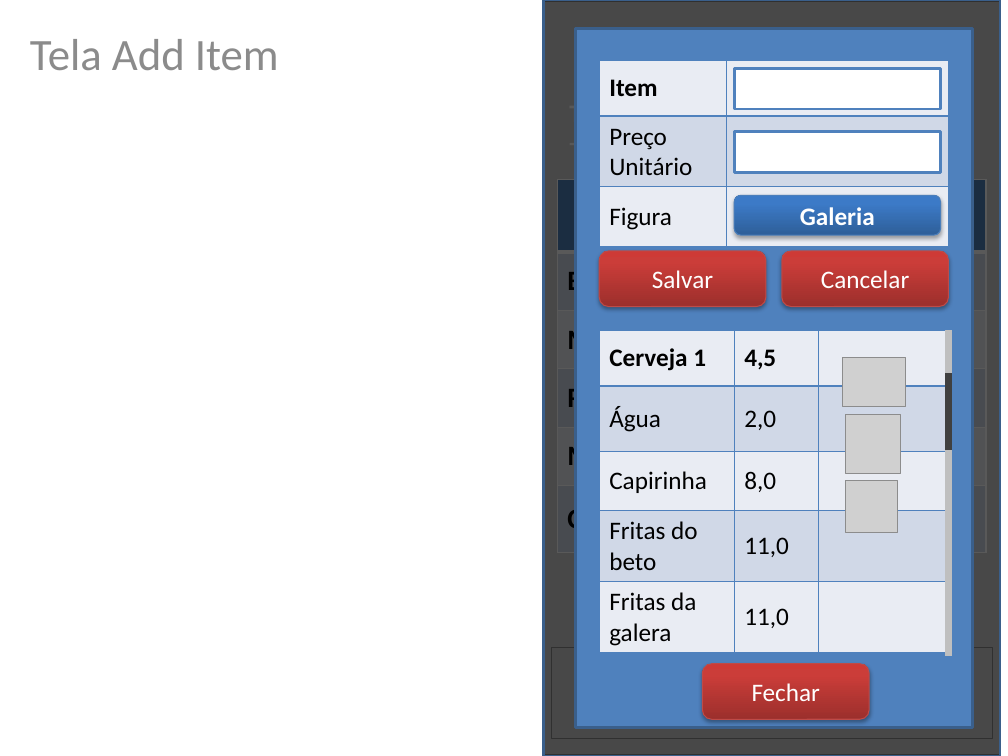
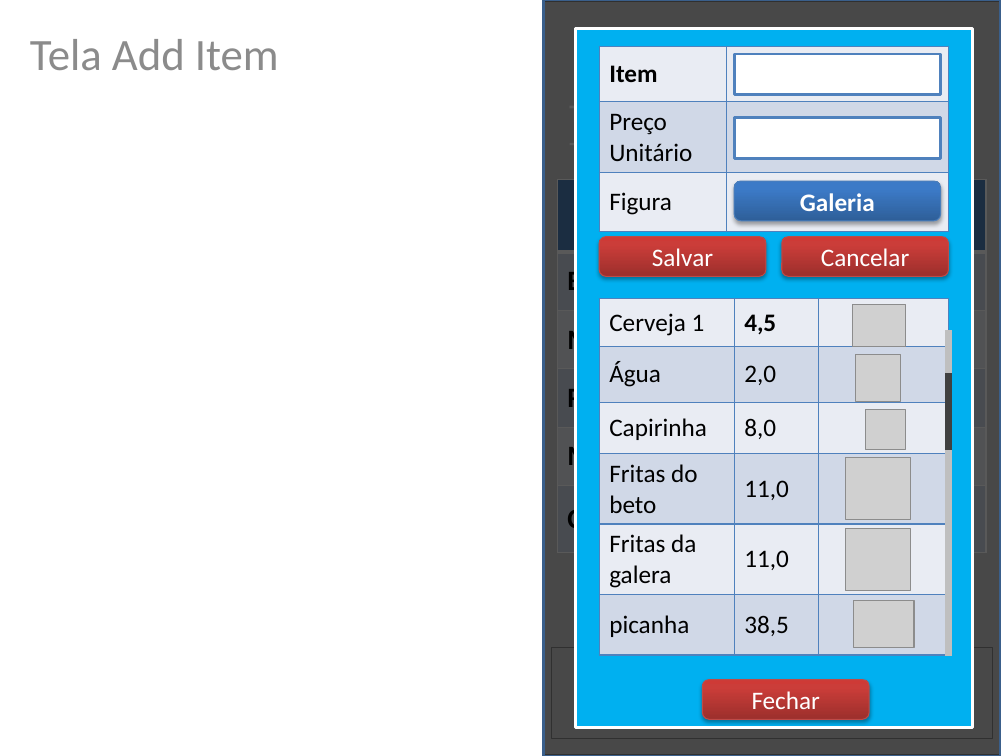
Before and after one commit to betito/proj-beto-rara, a slide deck: slide 3 of ButecoCalc/Calculadora de Buteco - V2.0_rara.pptx. Drawn at 1008x756 pixels with LibreOffice and Linux fonts; fonts in the diff are those of the drawing; grey boxes stand for pictures. Boxes give left, top, right and bottom in pixels: in the first picture for what was removed or moved away, otherwise in the second. Text is boxed around its words. In the diff, an @@ line names an element or a change of style, - is before the commit and + after.

```diff
--- a/ButecoCalc/Calculadora de Buteco - V2.0_rara.pptx
+++ b/ButecoCalc/Calculadora de Buteco - V2.0_rara.pptx
@@ rectangle at [576,29,973,728]: fill #4F81BD to #00B0F0; outline #3A5F8C 2 pt to #FFFFFF 2 pt @@
@@ 2 rectangles, 1 table, 1 rounded rectangle: place and size @@
-2 rectangles, 1 table, 1 rounded rectangle at [599,60,948,246]
+2 rectangles, 1 table, 1 rounded rectangle at [599,46,948,232]
@@ rounded rectangle "Salvar": place and size @@
-rounded rectangle "Salvar" at [599,251,765,306]
+rounded rectangle "Salvar" at [599,237,765,276]
@@ rounded rectangle "Cancelar": place and size @@
-rounded rectangle "Cancelar" at [782,251,949,306]
+rounded rectangle "Cancelar" at [782,237,949,276]
@@ table at [599,298,949,655] @@
+row 6: picanha | 38,5 | 
@@ table: place and size @@
-table at [599,331,949,652]
+table at [599,298,949,655]
@@ picture: place and size @@
-picture at [842,357,905,406]
+picture at [853,304,906,346]
@@ picture: place and size @@
-picture at [846,414,901,473]
+picture at [856,354,901,401]
@@ picture: place and size @@
-picture at [846,480,898,532]
+picture at [866,409,905,449]
@@ picture added at [846,458,911,519] @@
@@ picture added at [846,529,911,591] @@
@@ picture added at [853,600,913,647] @@
@@ rounded rectangle "Fechar": place and size @@
-rounded rectangle "Fechar" at [703,663,869,719]
+rounded rectangle "Fechar" at [703,679,869,719]
```
Also in this commit, not shown: 2 other slides changed.
